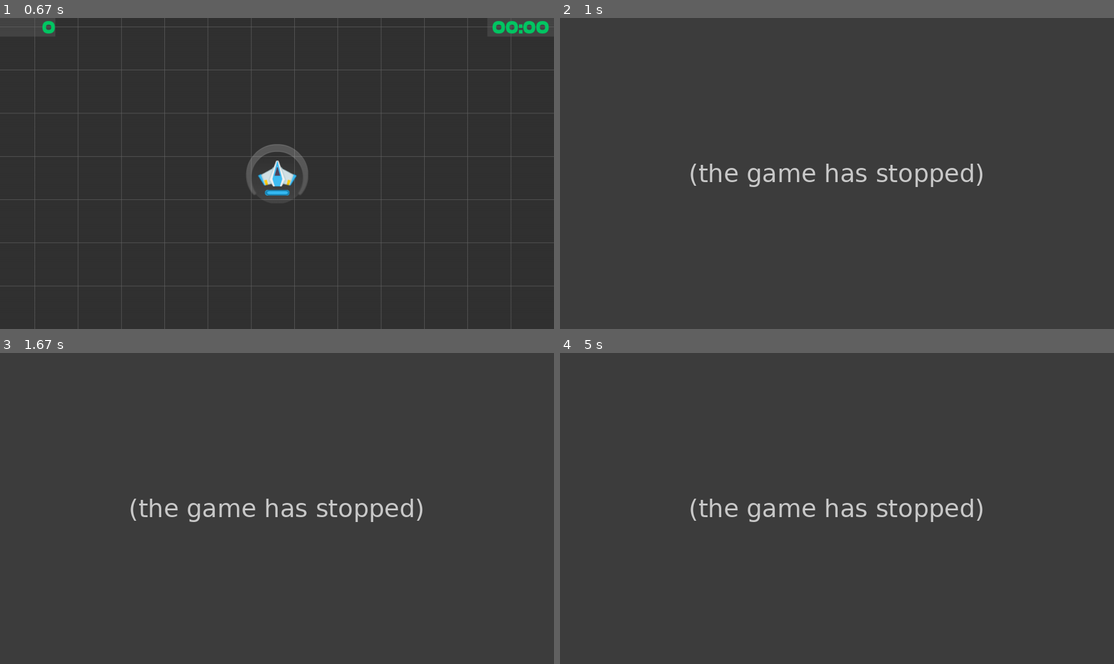
Above: before the commit, frames 1-4 (two rows, left to right).
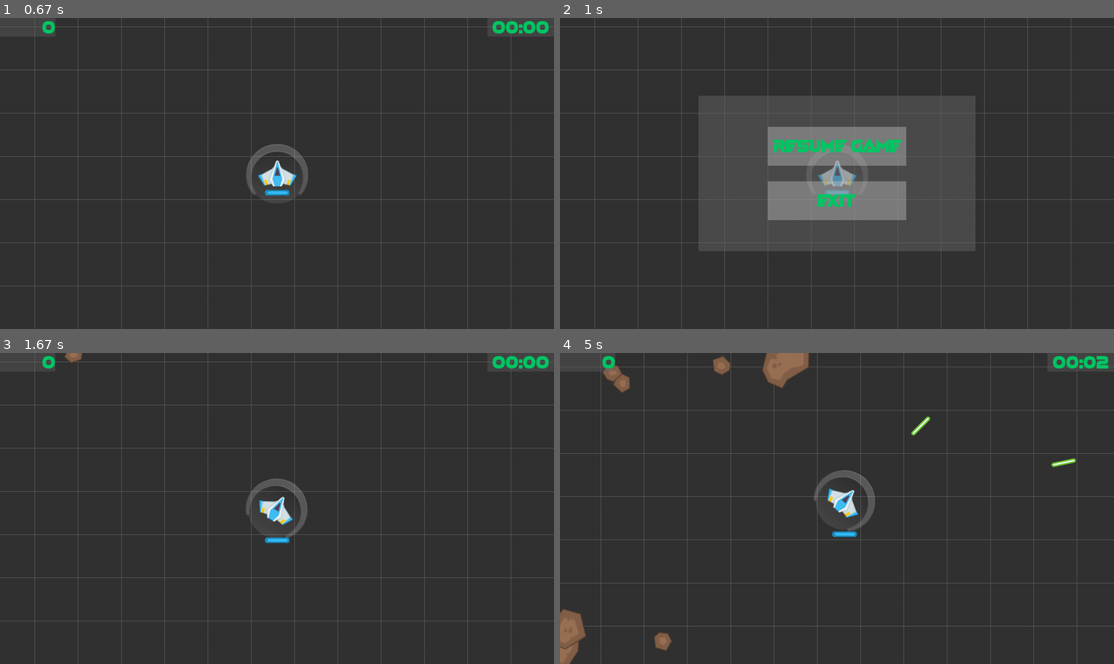
Above: after the commit, the same moments.

Repository: genericprogrammerdude/pygamengn
Game: pygame game, started from main.py
Same seed, same stepped clock (60 frames per second), same inputs: the game is played once before the commit and once after it.
Inputs (mouse positions are in pixels of both pictures, inside the frame that each line leads up to):
- Up to frame 1 (0.67 s): tap Space at 0.33 s
- Up to frame 2 (1 s): tap Esc at 0.67 s
- Up to frame 3 (1.67 s): tap Esc at 1 s; hold Space from 1.33 s (still down); hold D from 1.33 s (still down); move the mouse to (326, 586) at 1.37 s
- Up to frame 4 (5 s): release Space at 1.8 s; release D at 1.8 s; hold D 1.83-2.3 s; hold W 2.33-2.63 s; hold D 2.67-3.13 s; tap End at 2.82, 4.55 s; hold A 3.17-3.7 s; tap Space at 4.07, 4.47, 4.77, 4.9 s; hold A 4.4-4.8 s; hold W from 4.83 s (still down)

Frame 1 is identical in both runs. In frame 2, 7.9% of the frame differs, in the area x 6-93%, y 2-87%; in frame 3, 2.2%; in frame 4, 4.1%.
Before the commit the program exited at 0.68 s; later frames show no game.

Commit message:
Finished PauseMenu implementation.

Diff:
--- a/pause_menu.py
+++ b/pause_menu.py
@@ -9,9 +9,8 @@
 class PauseMenu(ColourPanel):
     """Pause menu UI."""
 
-    def __init__(self, asteroid_spawner, **kwargs):
+    def __init__(self, **kwargs):
         super().__init__(**kwargs)
-        self.asteroid_spawner = asteroid_spawner
         self.resume_button = self.children[0]
         self.exit_button = self.children[1]
         self.resume_callback = None
@@ -28,10 +27,10 @@
         self.propagate_mouse_pos(mouse_pos)
 
         for event in pygame.event.get():
-            if event.type == pygame.QUIT or (event.type == pygame.KEYDOWN and event.key == pygame.K_ESCAPE):
+            if event.type == pygame.QUIT:
                 self.exit_callback()
-            elif event.type == pygame.KEYDOWN and event.key == pygame.K_SPACE:
-                self.start_callback()
+            elif event.type == pygame.KEYDOWN and event.key == pygame.K_ESCAPE:
+                self.resume_callback()
             elif event.type == pygame.MOUSEBUTTONUP:
                 if self.resume_button.rect.collidepoint(mouse_pos):
                     self.resume_callback()
--- a/space_shooter_game.py
+++ b/space_shooter_game.py
@@ -8,6 +8,7 @@
 from game_object_factory import GameObjectFactory
 from level import Level
 from main_menu import MainMenu
+from pause_menu import PauseMenu
 from shield import Shield
 from ship import Ship
 from sprite_group import SpriteGroup
@@ -17,6 +18,7 @@
     """The mode of the SpaceShooterGame defines game behaviour."""
     MAIN_MENU = auto()
     PLAY = auto()
+    PAUSE_MENU = auto()
 
 
 @GameObjectFactory.register("SpaceShooterGame")
@@ -35,6 +37,8 @@
         self.mode = Mode.MAIN_MENU
         self.main_menu_ui.set_start_callback(self.start_play)
         self.main_menu_ui.set_exit_callback(self.exit_game)
+        self.pause_menu_ui.set_resume_callback(self.resume_play)
+        self.pause_menu_ui.set_exit_callback(self.exit_game)
 
     def update(self, delta):
         """Updates the game."""
@@ -43,7 +47,10 @@
             self.update_play(delta)
 
         elif self.mode == Mode.MAIN_MENU:
-            self.update_main_menu(delta)
+            self.update_ui(delta, self.main_menu_ui)
+
+        elif self.mode == Mode.PAUSE_MENU:
+            self.update_ui(delta, self.pause_menu_ui)
 
         super().update(delta)
 
@@ -66,9 +73,9 @@
 
         self.level.update(delta)
 
-    def update_main_menu(self, delta):
-        self.main_menu_ui.update(self.screen.get_rect(), delta)
-        self.blit_ui(self.main_menu_ui)
+    def update_ui(self, delta, ui):
+        ui.update(self.screen.get_rect(), delta)
+        self.blit_ui(ui)
 
     def start_play(self):
         """Starts PLAY mode."""
@@ -76,6 +83,11 @@
         self.level.create_objects(self.render_group)
         self.set_player(self.level.player)
         self.time = 0
+
+    def resume_play(self):
+        """Resumes PLAY mode from PAUSE_MENU mode."""
+        self.mode = Mode.PLAY
+        self.toggle_pause()
 
     def exit_game(self):
         """Exits the application."""
@@ -89,7 +101,8 @@
             if event.type == pygame.KEYDOWN:
                 # Exit
                 if event.key == pygame.K_ESCAPE:
-                    self.running = False
+                    self.toggle_pause()
+                    self.mode = Mode.PAUSE_MENU
                 if event.key == pygame.K_SPACE and self.player:
                     self.player.fire()
                 if event.key == pygame.K_END:
